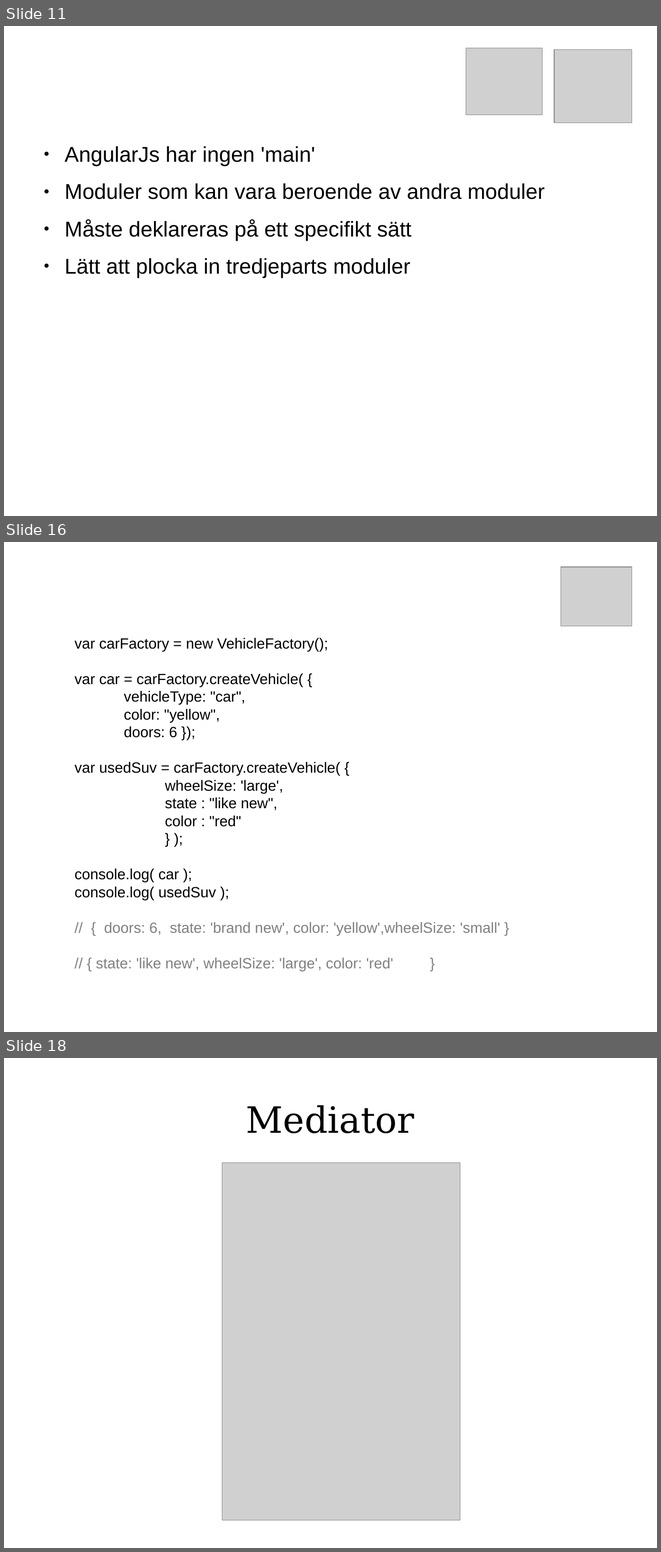
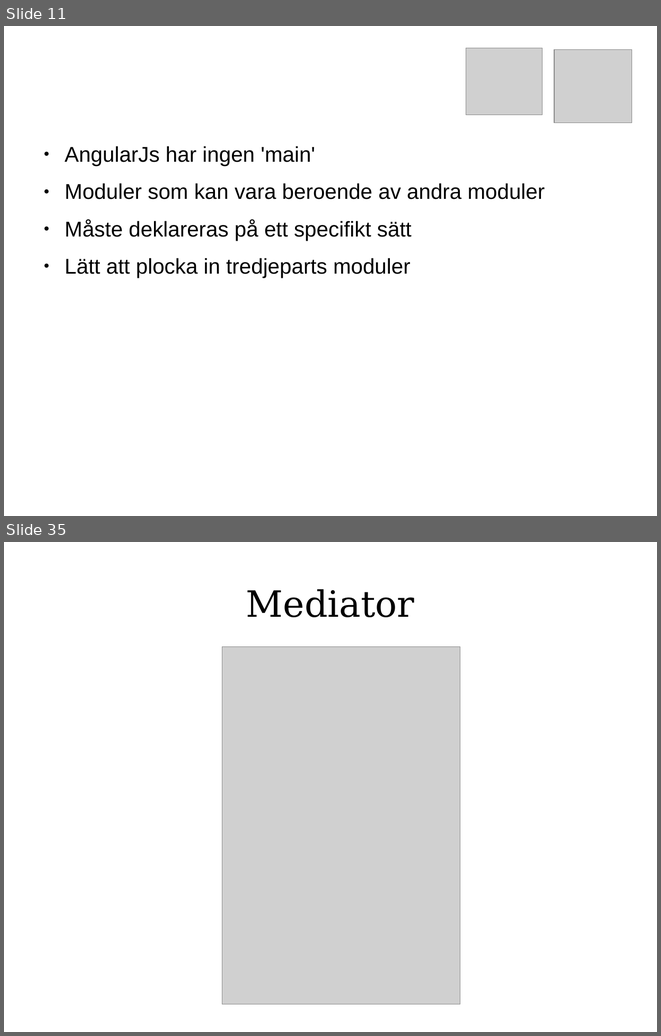
Before and after one commit to FilipStenbeck/angularJS-training, a slide deck: docs/JavaScript Arkitektur.odp. Shown one above the other, each under a label of ours: slides 11, 16 and 18 before the commit, slides 11 and 35 after it; the slides between them are not shown. The pictures are 661x1552 and 661x1036 pixels, drawn with LibreOffice and Linux fonts; fonts in the diff are those of the drawing; grey boxes stand for pictures. Boxes give left, top, right and bottom in pixels: in the first picture for what was removed or moved away, otherwise in the second. Text is boxed around its words. In the diff, an @@ line names an element or a change of style, - is before the commit and + after.

Commit message:
removed Factory from presentation

```diff
--- a/docs/JavaScript Arkitektur.odp
+++ b/docs/JavaScript Arkitektur.odp
@@ slide 16 removed at <box>4,542,657,1032</box>, background #FFFFFF @@
@@ picture removed at <box>561,567,632,626</box> @@
@@ text removed at <box>74,637,500,971</box> @@
-var carFactory = new VehicleFactory();
-var car = carFactory.createVehicle( {
-vehicleType: "car",
-color: "yellow",
-doors: 6 });
-var usedSuv = carFactory.createVehicle( {
-wheelSize: 'large',
-state : "like new",
-color : "red"
-} );
-console.log( car );
-console.log( usedSuv );
-// { doors: 6, state: 'brand new', color: 'yellow',wheelSize: 'small' }
-// { state: 'like new', wheelSize: 'large', color: 'red' }
@@ what was slide 18 is now slide 35 @@
```
Also in this commit, not shown: 3 slides changed, 1 slide added, 5 other slides removed.
